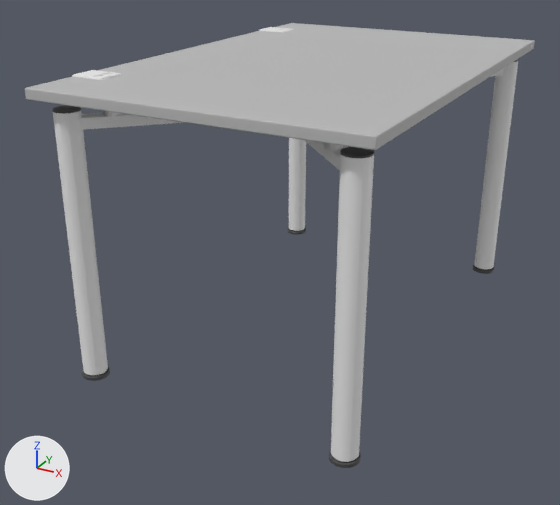
The FBX model Assets/Meshes/Desks/Desk_120_80_FINAL.fbx as it was, and as the next commit left it.
Rendered twice from a 50 mm lens placed at (1.262, -2.245, 1.13), pointed at (0.34, -0.568, 0.291). Arrows for +X, +Y and +Z are at lower left; the lights stay in place. Where no turn or scale is listed for an object, it has been applied to the vertices. Vertices at the same position are counted once.

In view in the first picture: 'CZARNY_PLASTIK_MESH', 'METAL_MESH', 'cos:polySurface1'.
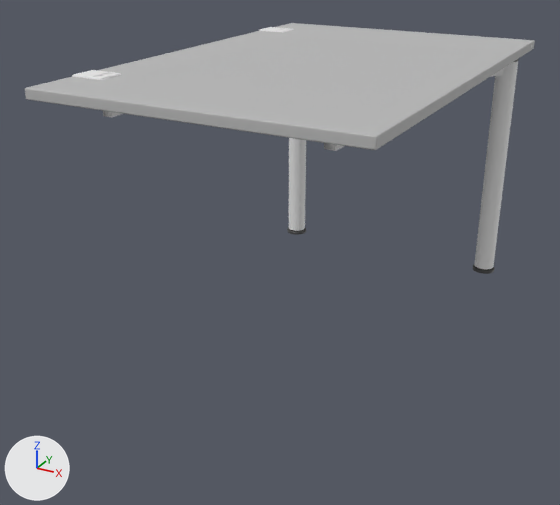
Location of each change, [x1, y1, x2, y2] in pixels of the pictures (560 x 505 px):
'METAL_MESH', reshaped (44% shorter): before [53, 27, 533, 462]; after [72, 27, 533, 269]
'CZARNY_PLASTIK_MESH', reshaped (50% narrower, 47% shorter): before [52, 59, 519, 468]; after [287, 59, 519, 274]
part 1 of me_mesh, deleted: before [329, 450, 361, 468]
part 2 of me_mesh, deleted: before [82, 366, 110, 381]
part 3 of me_mesh, deleted: before [340, 147, 374, 158]
part 4 of me_mesh, deleted: before [52, 105, 81, 114]
part 5 of me_mesh_001, deleted: before [53, 110, 184, 375]
part 6 of me_mesh_001, deleted: before [304, 140, 374, 462]

The change, as a list of edits to the scene's bpy script:
```text
Change me_mesh:
    where me_mesh.from_pydata(...)  # 1504 vertices, 1540 faces; spans x 0.021..0.772, y -1.042..0.109, z 0.069..0.74
    used by ob_czarny_plastik_mesh; location = (0.0, 0.0, 0.0)
    me_mesh part 1: the loose piece of 248 vertices spanning x 0.704..0.772, y -1.042..-0.974, z 0.069..0.429 is deleted
    me_mesh part 2: the loose piece of 248 vertices spanning x 0.021..0.089, y -1.042..-0.974, z 0.069..0.429 is deleted
    me_mesh part 3: the loose piece of 128 vertices spanning x 0.708..0.768, y -1.038..-0.978, z 0.736..0.74 is deleted
    me_mesh part 4: the loose piece of 128 vertices spanning x 0.025..0.085, y -1.038..-0.978, z 0.736..0.74 is deleted
Change me_mesh_001:
    where me_mesh_001.from_pydata(...)  # 4267 vertices, 4168 faces; spans x -0.003..0.797, y -1.066..0.134, z 0.069..0.793
    used by ob_metal_mesh; location = (0.0, 0.0, 0.0)
    me_mesh_001 part 5: the loose piece of 150 vertices spanning x 0.025..0.269, y -1.038..-0.794, z 0.082..0.736 is deleted
    me_mesh_001 part 6: the loose piece of 150 vertices spanning x 0.525..0.768, y -1.038..-0.794, z 0.082..0.736 is deleted
```
